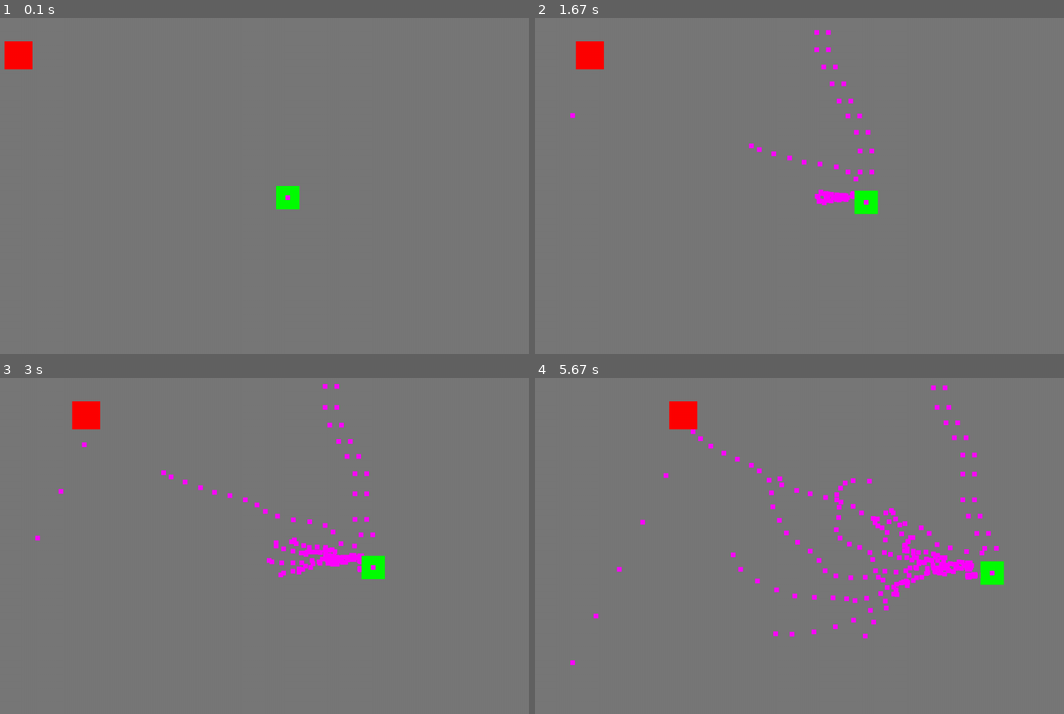
Above: before the commit, frames 1-4 (two rows, left to right).
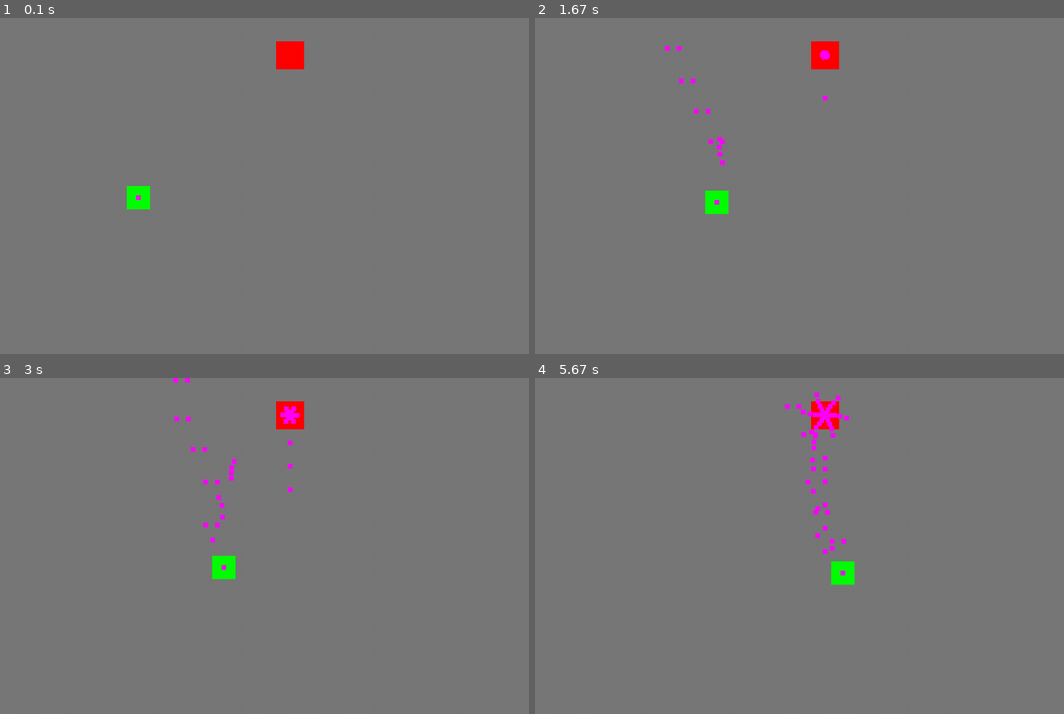
Above: after the commit, the same moments.

Repository: NemoDacremont/bulletHell
Game: pygame game, started from src/main.py
Same seed, same stepped clock (60 frames per second), same inputs: the game is played once before the commit and once after it.
Inputs:
- Up to frame 1 (0.1 s): no input
- Up to frame 2 (1.67 s): hold D 0.33-0.8 s; hold D 0.83-1.3 s; tap Z at 0.9, 1.2, 1.4 s; hold S 1.33-1.63 s
- Up to frame 3 (3 s): hold D 1.67-2.3 s; tap Z at 1.73, 2.03, 2.4, 2.8 s; hold S 2.33-2.7 s; hold D from 2.73 s (still down)
- Up to frame 4 (5.67 s): tap Z at 3.1, 3.3, 3.6, 3.8, 4.13, 4.43, 4.8, 5.2, 5.5 s; release D at 3.2 s; hold D 3.23-3.7 s; hold S 3.73-4.03 s; hold D 4.07-4.7 s; hold S 4.73-5.1 s; hold D 5.13-5.6 s; hold D from 5.63 s (still down)

The runs differ from the first frame. In frame 1, 1.5% of the frame differs, in the area x 0-58%, y 6-57%; in frame 2, 2.3%; in frame 3, 3.1%; in frame 4, 4.5%, in the area x 6-89%, y 2-86%.

Commit message:
Ajout de pv à la phase: permet au boss de changer de phase

Diff:
--- a/src/entites/ennemis/boss/boss.py
+++ b/src/entites/ennemis/boss/boss.py
@@ -9,7 +9,6 @@
 	from entites.ennemis.boss.phase import Phase
 
 from entites.ennemis.ennemi import Ennemi
-
 
 
 class Boss(Ennemi):
@@ -27,3 +26,19 @@
 		# composantes de la vitesse
 		self.vx: float = 0
 		self.vy: float = 0
+
+
+	def recoitDegats(self, degats: float):
+		super().recoitDegats(degats)
+
+		phase = self.phases[self.phaseCourrante]
+		phase.recoitDegats(degats)
+
+
+
+	def changePhase(self):
+		if self.phaseCourrante < len(self.phases) - 1:
+			self.phaseCourrante += 1
+
+		if self.PV < 0:
+			self.retire()
--- a/src/entites/ennemis/boss/boss1/phases/phase1.py
+++ b/src/entites/ennemis/boss/boss1/phases/phase1.py
@@ -1,6 +1,7 @@
 
 # maths, cool
 from math import pi
+from entites.balles.balleCirculaire import BalleCirculaire
 from entites.balles.balleDroite import BalleDroite
 
 # classes
@@ -13,8 +14,10 @@
 class Boss1Phase1(Phase):
 	CADENCE_DE_TIR = 1
 
+	PV = 2000
+
 	def __init__(self, boss: Boss) -> None:
-		super().__init__(boss)
+		super().__init__(boss, Boss1Phase1.PV)
 
 		self.fenetre = self.boss.fenetre
 		self.vue = self.boss.vue
@@ -22,10 +25,13 @@
 		# Cadence de tir
 		self.timerTir = 1 / Boss1Phase1.CADENCE_DE_TIR
 
+
 	def deplacements(self):
 		boss = self.boss
-		fenetre = self.fenetre
 
+		boss.vx = 0
+		boss.vy = 0
+		"""
 		# Si à gauche de l'écran: va à droite, ne peut pas sortir de l'écran
 		if boss.x < 0:
 			boss.x = 0
@@ -35,9 +41,11 @@
 		if boss.x > fenetre.largeur - boss.largeur:
 			boss.x = fenetre.largeur - boss.largeur
 			boss.vx = -boss.vitesse
+		"""
 
 
 	def tire(self):
+		# #  Balle Droite
 		# pour un peu plus de lisibilité
 		boss = self.boss
 
@@ -51,7 +59,7 @@
 
 		tirDirection = pi / 2  # part vers le bas
 
-		tirVitesse = 100
+		tirVitesse = 50
 		tirDegats = 1
 
 		balle = BalleDroite(self.fenetre, self.vue, balleLargeur, balleHauteur,
@@ -60,7 +68,29 @@
 
 		self.vue.ajouteBalle(balle)
 
+		# # Balle circulaires
+		for i in range(6):
+			x0, y0 = boss.getPositionCentre()
+
+			tirX0 = x0 - balleLargeur / 2
+			tirY0 = y0 - balleHauteur / 2
+
+			theta = i * (pi / 3)
+			v_r = 7
+			v_theta = pi / 10
+
+			balle = BalleCirculaire(self.fenetre, self.vue, balleLargeur, balleHauteur,
+													tirX0, tirY0, Ennemi.GROUPE, tirDegats,
+													theta, v_r, v_theta)
+
+			self.vue.ajouteBalle(balle)
+
+
+
 	def update(self):
+		# lisibilité
+		boss = self.boss
+
 		# Déplacements
 		self.deplacements()
 
@@ -71,3 +101,7 @@
 		if self.timerTir <= 0:
 			self.timerTir = 1 / Boss1Phase1.CADENCE_DE_TIR
 			self.tire()
+
+		# Change de phase
+		if self.pv < 0:
+			boss.changePhase()
--- a/src/entites/ennemis/boss/phase.py
+++ b/src/entites/ennemis/boss/phase.py
@@ -9,8 +9,24 @@
 		Ne concerne pas l'affichage, juste update, ainsi les attaques ....
 	"""
 
-	def __init__(self, boss: Boss) -> None:
+	def __init__(self, boss: Boss, PV: float) -> None:
+		"""
+			Constructeur Phase:
+			Paramètres:
+				- boss: Boss, le boss lié à la phase
+				- PV: float, le nombre de PV dont dure la phase
+		"""
 		self.boss: Boss = boss
+		self.pv = PV
+
+
+	def recoitDegats(self, degats: float):
+		"""
+			Est appelé par le boss lorsqu'il recoit des dégats: permet de savoir quand
+			changer de phase
+		"""
+		self.pv -= degats
+
 
 	def update(self):
 		pass
--- a/src/entites/personnage.py
+++ b/src/entites/personnage.py
@@ -32,7 +32,7 @@
 		"""
 		super().__init__(nom, fenetre, vue, largeur, hauteur, x, y)
 
-		# groupe par défaut: 0~:while
+		# groupe par défaut: 0
 		self.groupe = 0
 
 		# PVs
--- a/src/entites/personnageJouable/personnage1.py
+++ b/src/entites/personnageJouable/personnage1.py
@@ -9,7 +9,6 @@
 	from fenetre import Fenetre
 	from vues.vue import Vue
 
-from entites.balles.balleCirculaire import BalleCirculaire
 from entites.personnageJouable.personnageJouable import PersonnageJouable
 from entites.balles.balleDroite import BalleDroite
 from entites.balles.balleHoming import BalleHoming
@@ -28,7 +27,7 @@
 	VITESSE = 100
 	COEF_RALENTISSEMENT_FOCUS = 0.3
 
-	CADENCE_DE_TIR = 6
+	CADENCE_DE_TIR = 3
 	DEGATS = 1
 
 	def __init__(self, fenetre: Fenetre, vue: Vue, x: float, y: float) -> None:
@@ -70,23 +69,6 @@
 										tirDegats)
 
 
-		for i in range(6):
-			x0, y0 = self.getPositionCentre()
-
-			tirX0 = x0 - balleLargeur / 2
-			tirY0 = y0 - balleHauteur / 2
-
-			theta = i * (pi / 3)
-			v_r = 5
-			v_theta = pi / 3
-
-			balle = BalleCirculaire(self.fenetre, self.vue, balleLargeur, balleHauteur,
-													tirX0, tirY0, PersonnageJouable.GROUPE, tirDegats,
-													theta, v_r, v_theta)
-
-			self.vue.ajouteBalle(balle)
-
-
 		self.vue.ajouteBalle(tir1)
 		self.vue.ajouteBalle(tir2)
 		self.vue.ajouteBalle(tir3)
--- a/src/entites/personnageJouable/personnageJouable.py
+++ b/src/entites/personnageJouable/personnageJouable.py
@@ -148,9 +148,10 @@
 			self.y = fenetreHauteur - self.hauteur
 
 
+	def drawHitbox(self):
+		self.fenetre.getFenetre().fill(PersonnageJouable.HITBOX_COLOR, self.hitbox)
+
 
 	def draw(self):
 		self.rectAffichage = pygame.Rect(self.x, self.y, self.largeur, self.hauteur)
 		self.fenetre.getFenetre().fill(Personnage.COLOR, self.rectAffichage)
-
-		self.fenetre.getFenetre().fill(PersonnageJouable.HITBOX_COLOR, self.hitbox)
--- a/src/vues/vue.py
+++ b/src/vues/vue.py
@@ -4,11 +4,13 @@
 from __future__ import annotations
 from typing import TYPE_CHECKING
 
+
 if TYPE_CHECKING:
 	from entites.balles.balle import Balle
 	from entites.entite import Entite
 	from pygame.event import Event
 	from entites.personnage import Personnage
+	from entites.personnageJouable.personnageJouable import PersonnageJouable
 
 
 class Vue:
@@ -24,6 +26,8 @@
 
 		self.balles: list[Balle] = []
 		self.personnages: list[Personnage] = []
+
+		self.joueurs: list[PersonnageJouable] = []
 
 		self.entites: list[Entite] = []
 		# self.entitesAAfficher: list[Entite] = []
@@ -80,10 +84,14 @@
 		for entite in self.entites:
 			entite.draw()
 
+		# Affiche les personnages
+		for personnage in self.personnages:
+			personnage.draw()
+
 		# Affiche les balles
 		for balle in self.balles:
 			balle.draw()
 
-		# Affiche les personnages
-		for personnage in self.personnages:
-			personnage.draw()
+		# Finalement, affiche les hitbox des joueurs au dessus des balles ...
+		for joueur in self.joueurs:
+			joueur.drawHitbox()
--- a/src/vues/vueBoss.py
+++ b/src/vues/vueBoss.py
@@ -47,18 +47,21 @@
 		fenetreLargeur, fenetreHauteur = jeu.fenetre.getDimensions()
 
 		# Joueur
-		joueurX = fenetreLargeur / 2
+		joueurX = fenetreLargeur / 4
 		joueurY = fenetreHauteur / 2
 
 		joueur = Personnage1(self.fenetre, self, joueurX, joueurY)
 
 		#  Création d'un ennemi
-		ennemiX = 50
+		ennemiX = fenetreLargeur / 2
 		ennemiY = 50
 
 		ennemi = Boss1(self.fenetre, self, ennemiX, ennemiY)
 
+		# Création des listes
 		self.personnages: list[Personnage] = [joueur, ennemi]
+		self.joueurs = [joueur]
 
+		# Gadget
 		for personnage in self.personnages:
 			print(personnage.nom)
